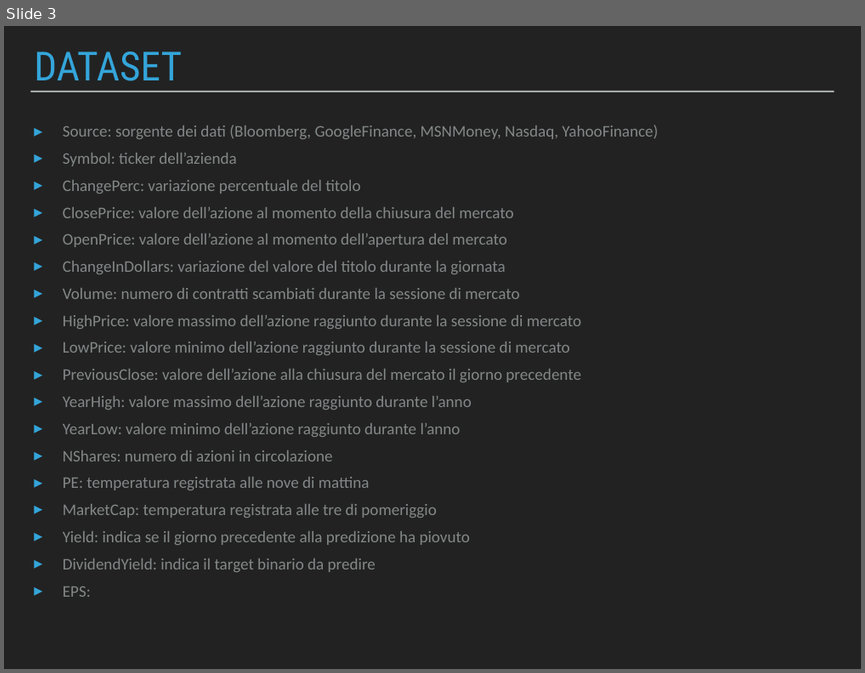
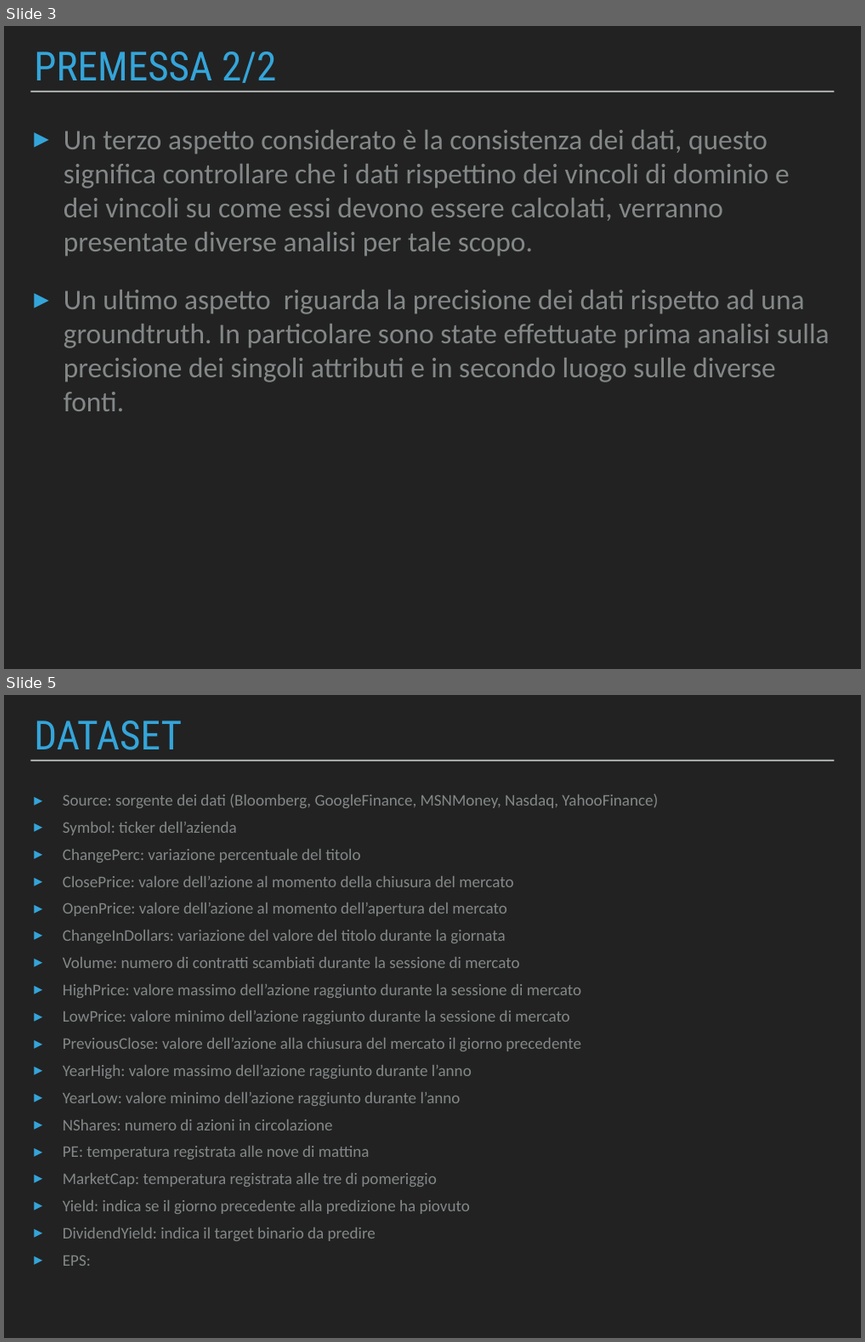
Before and after one commit to Beltra97/Unimib_ArchitettureDati, a slide deck: PresentazionePowerPoint.pptx. Shown one above the other, each under a label of ours: slide 3 before the commit, slides 3 and 5 after it; the slides between them are not shown. The pictures are 865x673 and 865x1342 pixels, drawn with LibreOffice and Linux fonts; fonts in the diff are those of the drawing. Boxes give left, top, right and bottom in pixels: in the first picture for what was removed or moved away, otherwise in the second. Text is boxed around its words. In the diff, an @@ line names an element or a change of style, - is before the commit and + after.

```diff
--- a/PresentazionePowerPoint.pptx
+++ b/PresentazionePowerPoint.pptx
@@ slide 3 added at (4, 26, 861, 669), background #222222; not listed: 1 template element that a slide beside it also shows @@
@@ title added at (34, 52, 276, 83), 48 pt, text #34A5DA @@
+PREMESSA 2/2
@@ text added at (64, 130, 829, 411), 34 pt, text #838787 @@
+▸ Un terzo aspetto considerato è la consistenza dei dati, questo significa controllare che i dati rispettino dei vincoli di dominio e dei vincoli su come essi devono essere calcolati, verranno presentate diverse analisi per tale scopo.
+▸ Un ultimo aspetto riguarda la precisione dei dati rispetto ad una groundtruth. In particolare sono state effettuate prima analisi sulla precisione dei singoli attributi e in secondo luogo sulle diverse fonti.
@@ what was slide 3 is now slide 5 @@
```
Also in this commit, not shown: 6 slides changed, 6 other slides added, 1 slide removed, 1 other file.
